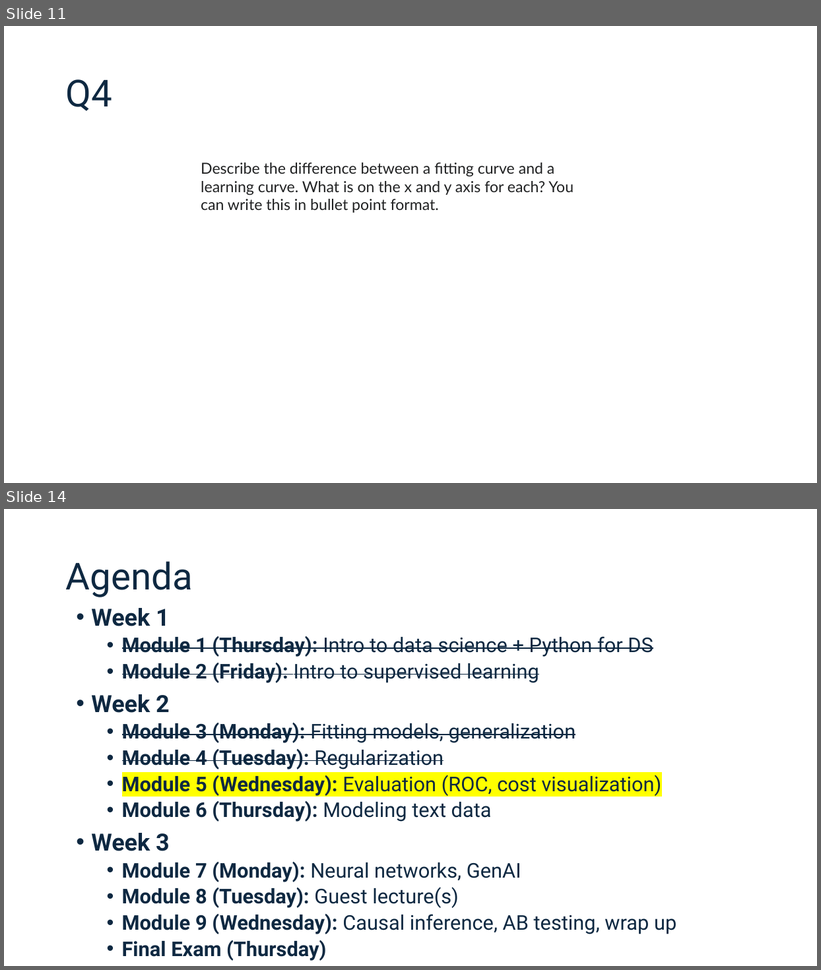
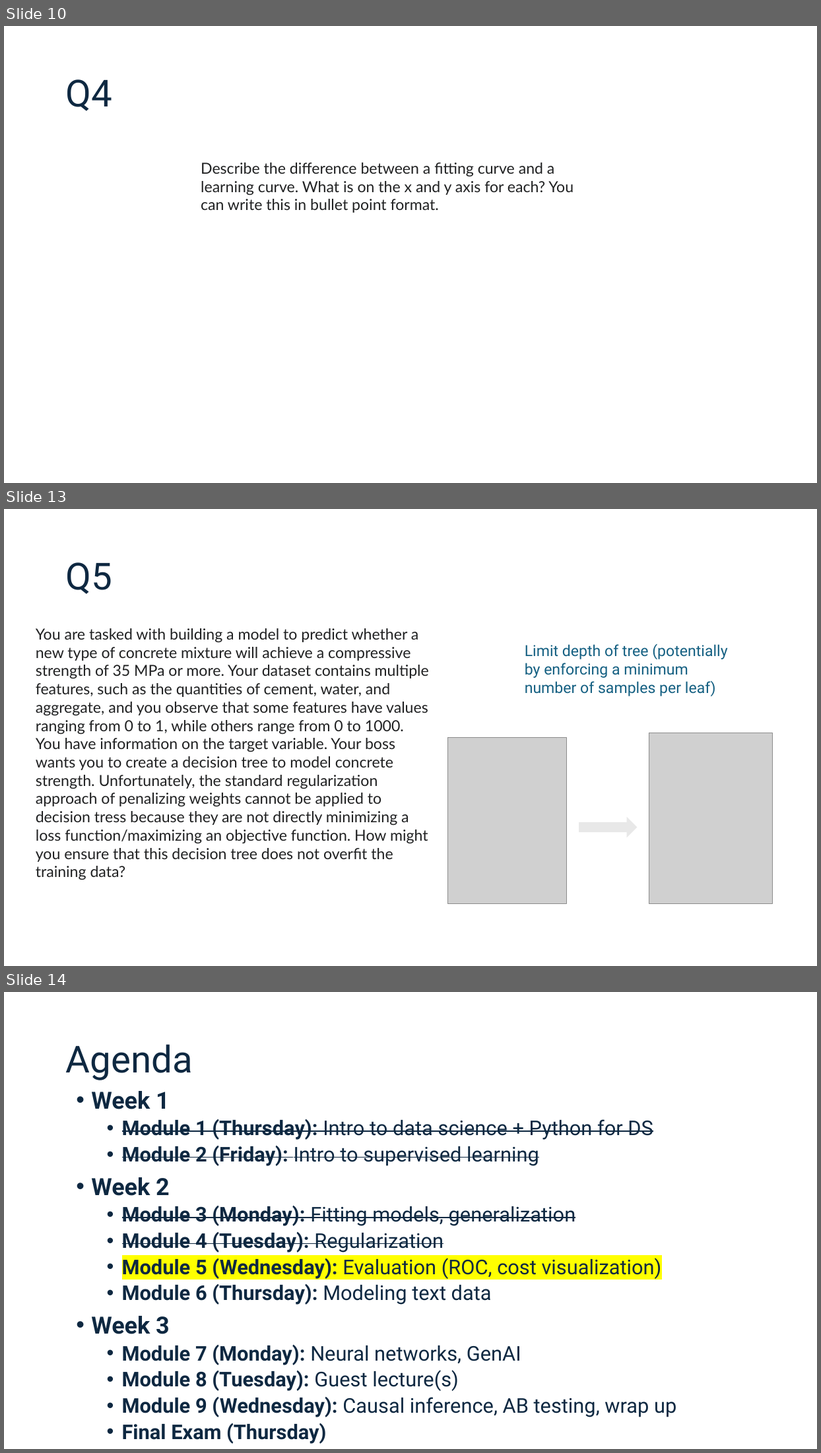
Before and after one commit to connordouglas10/DS-Tech-2025January, a slide deck: Modules/Module5/Slides 5.pptx. Shown one above the other, each under a label of ours: slides 11 and 14 before the commit, slides 10, 13 and 14 after it; the slides between them are not shown. The pictures are 821x970 and 821x1453 pixels, drawn with LibreOffice and Linux fonts; fonts in the diff are those of the drawing; grey boxes stand for pictures. Boxes give left, top, right and bottom in pixels: in the first picture for what was removed or moved away, otherwise in the second. Text is boxed around its words. In the diff, an @@ line names an element or a change of style, - is before the commit and + after.

```diff
--- a/Modules/Module5/Slides 5.pptx
+++ b/Modules/Module5/Slides 5.pptx
@@ slide 13 added at (4,509,817,966), background #FFFFFF @@
@@ title added at (66,562,113,594), 44 pt, text #0E2841 @@
+Q5
@@ text added at (36,628,429,881), 18 pt, text #202122 @@
+You are tasked with building a model to predict whether a new type of concrete mixture will achieve a compressive strength of 35 MPa or more. Your dataset contains multiple features, such as the quantities of cement, water, and aggregate, and you observe that some features have values ranging from 0 to 1, while others range from 0 to 1000. You have information on the target variable. Your boss wants you to create a decision tree to model concrete strength. Unfortunately, the standard regularization approach of penalizing weights cannot be applied to decision tress because they are not directly minimizing a loss function/maximizing an objective function. How might you ensure that this decision tree does not overfit the training data?
@@ text added at (525,644,727,696), 18 pt, text #156082 @@
+Limit depth of tree (potentially by enforcing a minimum number of samples per leaf)
@@ picture added at (448,738,567,904) @@
@@ picture added at (649,733,773,904) @@
@@ right arrow added at (580,819,636,836), fill #E8E8E8, outline #E8E8E8 1.5 pt @@
@@ what was slide 11 is now slide 10 @@
```
Also in this commit, not shown: 8 slides changed, 24 other slides added, 1 slide removed, 6 other files.
